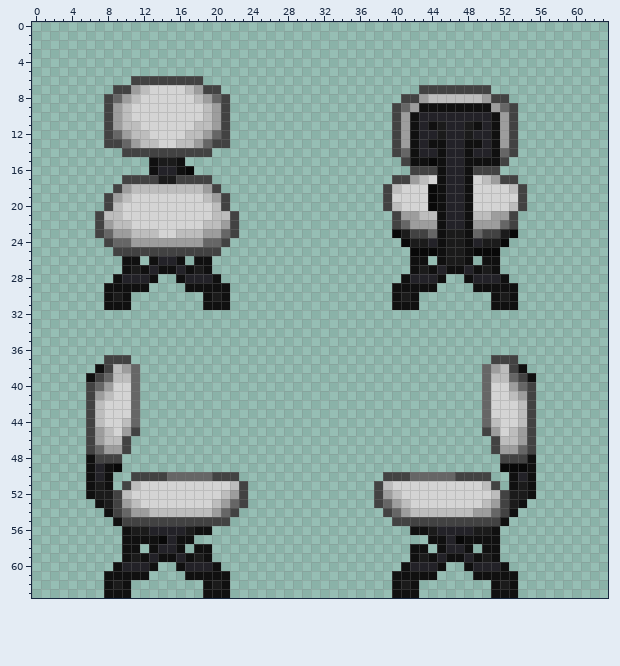
Two states of a pixel-art sprite, Resources/Textures/Structures/Furniture/chairs.rsi/office-white.png. The picture above is the old version.
The file is 64x64 pixels. Pixels under 10% opacity are left out. Colours within 5 levels of each other are drawn and written as one.
The result:
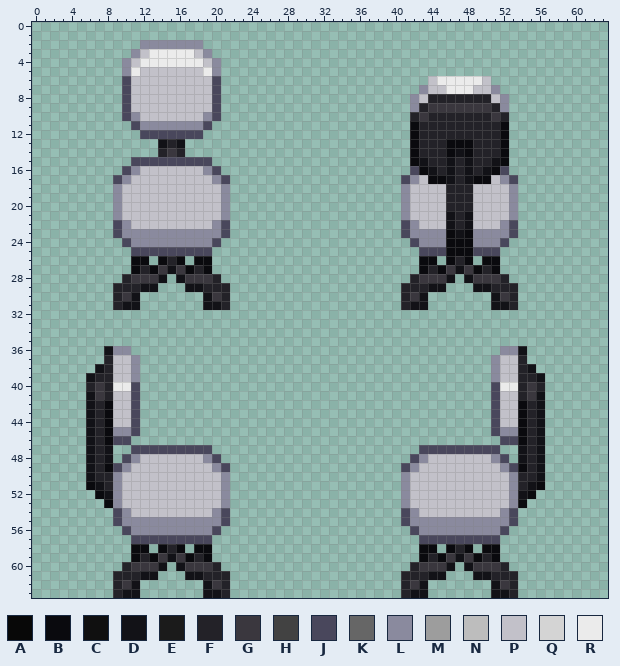
Palette (. is transparent): A #080808  B #0a0a0e  C #101010  D #121217  E #1b1b1b  F #232228  G #3a373e  H #424242  J #49475c  K #666666  L #8a8a9e  M #9d9d9d  N #bdbdbd  P #c2c1c9  Q #d4d4d4  R #ebebeb
Edits made:
Changed rows in their new state; - is an unchanged pixel.
first column x 7:
 2 -----LLLLLLL------------------------------------
 3 ----LPRRRRRPL-----------------------------------
 4 ---LPRRRRRRRPL----------------------------------
 5 ---LRPPPPPPPRL----------------------------------
 6 ---JPPPPPPPPPJ-----------------------PRRRRRP----
 7 --.JPPPPPPPPPJ----------------------LPPRRRPPL---
 8 -..JPPPPPPPPPJ.-------------------.LPFFFFFFFPL--
 9 -..JPPPPPPPPPJ.------------------..LFGGGGGGGFL.-
10 -..JLPPPPPPPLJ.------------------..FG-------GF.-
11 -...JLLLLLLLJ..------------------..B-FF--FF-FB.-
12 -....JJJJJJJ...------------------..B--F--F--FB.-
13 -......DFD.....------------------..B-FFBBBF-FB.-
14 ---....FGF...--------------------..B--FBDB--FB.-
15 ----JJJJJJJJJ---------------------.BDFFD-DFFDB--
16 ---JLPPPPPPPLJ---------------------JBDFD-DFDBJ--
17 --JLPPPPPPPPPLJ------------------.JLPBBD-DBBPLJ-
18 --LPPPPPPPPPPPL-----------------..LPPPP--FPPPPL.
19 -.LPPPPPPPPPPPL-----------------..LPPPP--FPPPPL.
20 -.LPPPPPPPPPPPL-----------------..LPPPP--FPPPPL.
21 ..LPPPPPPPPPPPL.-----------------.LPPPPD-DPPPPL-
22 ..JLPPPPPPPPPLJ.-----------------.JLPPPD-DPPPLJ-
23 ..JLLLLLLLLLLLJ.-----------------.JLLLLBDBLLLLJ-
24 -..JLLLLLLLLLJ.-------------------.JLLLBBBLLLJ--
25 --..JJJJJJJJJ.---------------------.JJJBBBJJJ---
26 ---.BB.B-B-BB----------------------.BB.BFB-BB---
27 ---.BFBGDGBFB----------------------.BFBGDGBFB---
28 --.-GGGD-DGGGF--------------------.-GGGD-DGGGF--
29 -.FFFDD---DDFFF------------------.FFFDD---DDFFF-
30 -.FGD-------DGF------------------.FGD-------DGF-
31 -.FDD-------DDF------------------.FDD-------DDF-
first column x 6:
36 --DLL-----------------------------------------LLD--
37 --FPPL---------------------------------------LPPF--
38 -DFPPL--------------------------------------.LPPFD-
39 DFFPPL--------------------------------------.LPPFFD
40 FGFRRJ--------------------------------------.JRRFGF
41 DGFPPJ--------------------------------------.JPPFGD
42 DFBPPJ--------------------------------------.JPPBFD
43 DFBPPJ--------------------------------------.JPPBFD
44 DFBPPJ--------------------------------------.JPPBFD
45 DFBLLJ--------------------------------------.JLLBFD
46 DFBJJ----------------------------------------.JJBFD
47 DFD..JJJJJJJJJ-----------------------JJJJJJJJJ..DFD
48 DFD.JLPPPPPPPLJ---------------------JLPPPPPPPLJ.DFD
49 D-BJLPPPPPPPPPLJ-------------------JLPPPPPPPPPLJBFD
50 D-FLPPPPPPPPPPPL.----------------..LPPPPPPPPPPPL-FD
51 BDFLPPPPPPPPPPPL..--------------...LPPPPPPPPPPPLFDB
52 .BDLPPPPPPPPPPPL..--------------...LPPPPPPPPPPPLDB-
53 -.BLPPPPPPPPPPPL..--------------...LPPPPPPPPPPPLB--
54 --.JLPPPPPPPPPLJ.----------------..JLPPPPPPPPPLJ---
55 ---JLLLLLLLLLLLJ------------------.JLLLLLLLLLLLJ---
56 ----JLLLLLLLLLJ---------------------JLLLLLLLLLJ----
57 ----.JJJJJJJJJ-----------------------JJJJJJJJJ-----
58 ----.BB.B-B-BB----------------------.BB.B-B-BB-----
59 ----.BFBGDGBFB----------------------.BFBGDGBFB-----
60 ---.-GGGD-DGGGF--------------------.-GGGD-DGGGF----
61 --.FFFDD---DDFFF------------------.FFFDD---DDFFF---
62 --.FGD-------DGF------------------.FGD-------DGF---
63 --.FDD-------DDF------------------.FDD-------DDF---
Where, in picture pixels (left, top, right, bottom), the same in both pictures:
changed: (95, 40, 239, 310)
changed: (383, 76, 527, 310)
changed: (86, 346, 248, 598)
changed: (374, 346, 545, 598)
